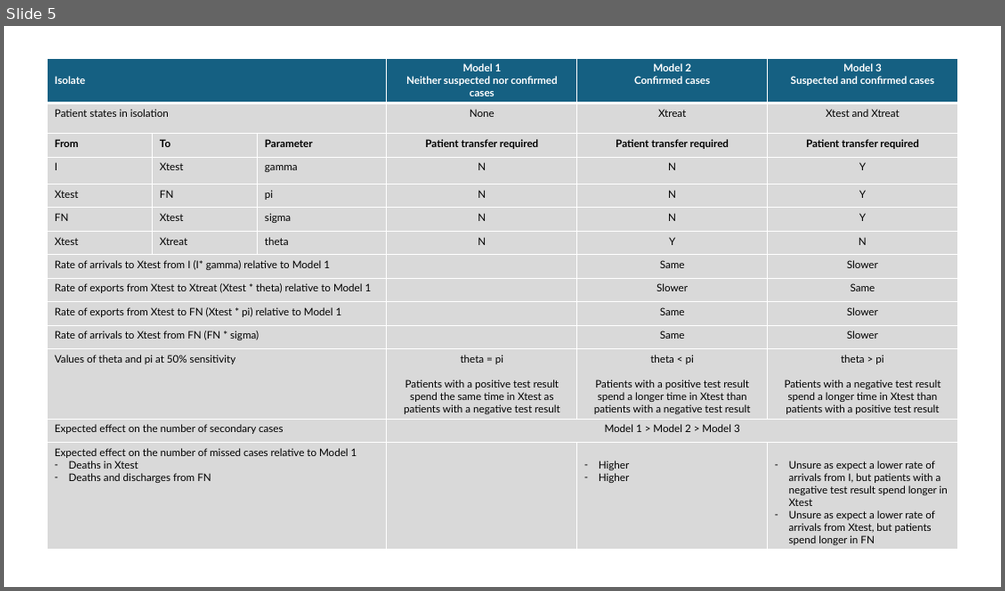
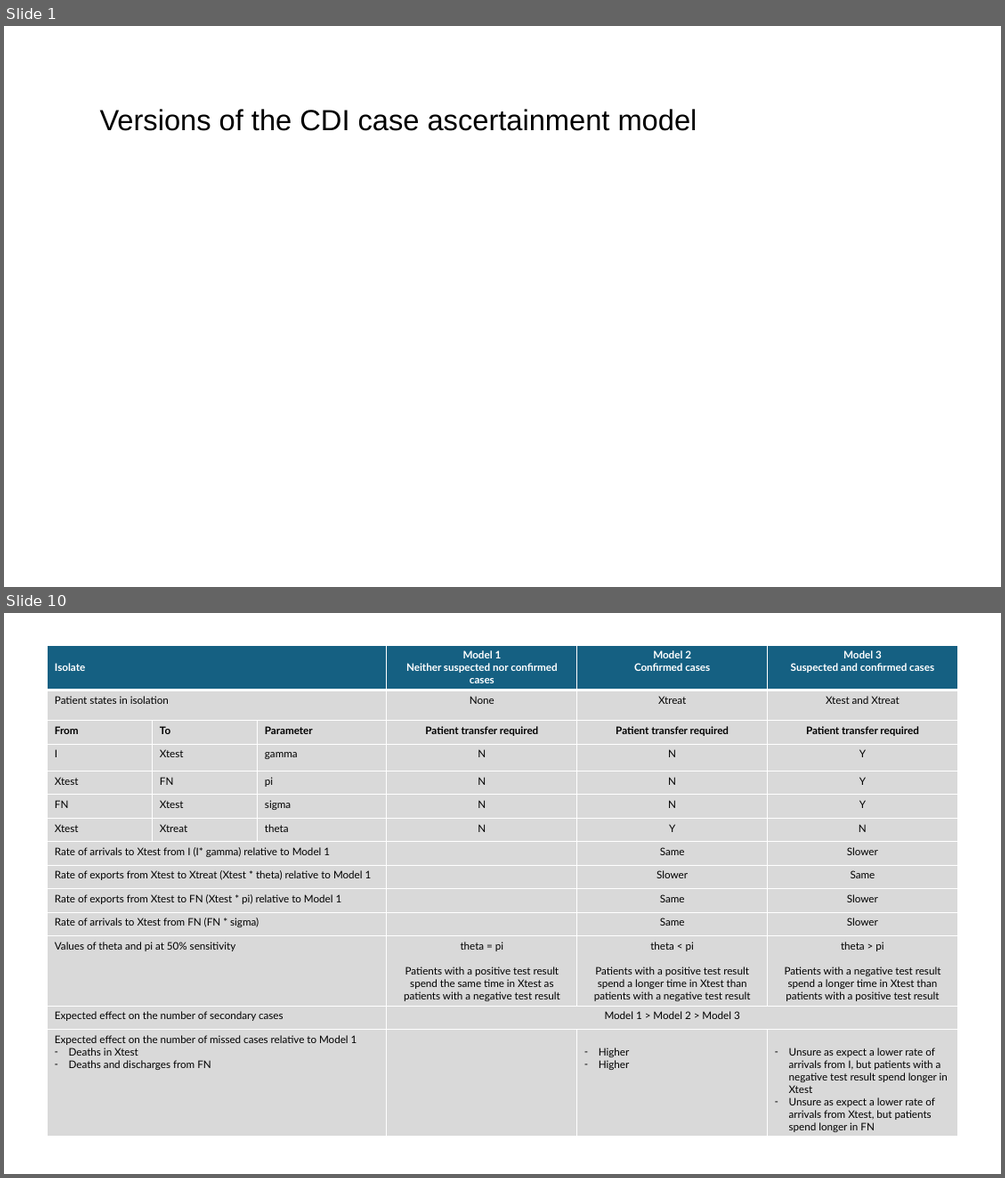
Before and after one commit to LFell/R_Cdiff_Model, a slide deck: Images/261014 Model diagrams with patient transfer.pptx. Shown one above the other, each under a label of ours: slide 5 before the commit, slides 1 and 10 after it; the slides between them are not shown. The pictures are 1005x591 and 1005x1178 pixels, drawn with LibreOffice and Linux fonts; fonts in the diff are those of the drawing. Boxes give left, top, right and bottom in pixels: in the first picture for what was removed or moved away, otherwise in the second. Text is boxed around its words. In the diff, an @@ line names an element or a change of style, - is before the commit and + after.

```diff
--- a/Images/261014 Model diagrams with patient transfer.pptx
+++ b/Images/261014 Model diagrams with patient transfer.pptx
@@ slide 1 added at box(4, 26, 1001, 587), background #FFFFFF @@
@@ text added at box(100, 109, 697, 131), 28 pt, text #000000 @@
+Versions of the CDI case ascertainment model
@@ what was slide 5 is now slide 10 @@
```
Also in this commit, not shown: 5 slides changed, 5 other slides added, 13 other files.
